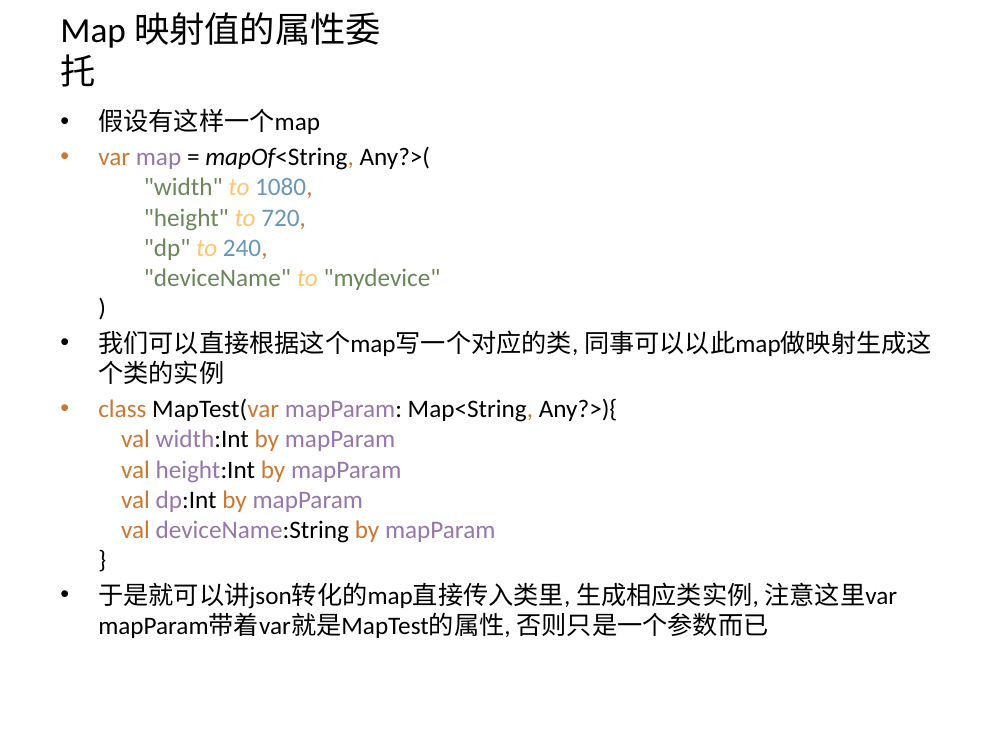
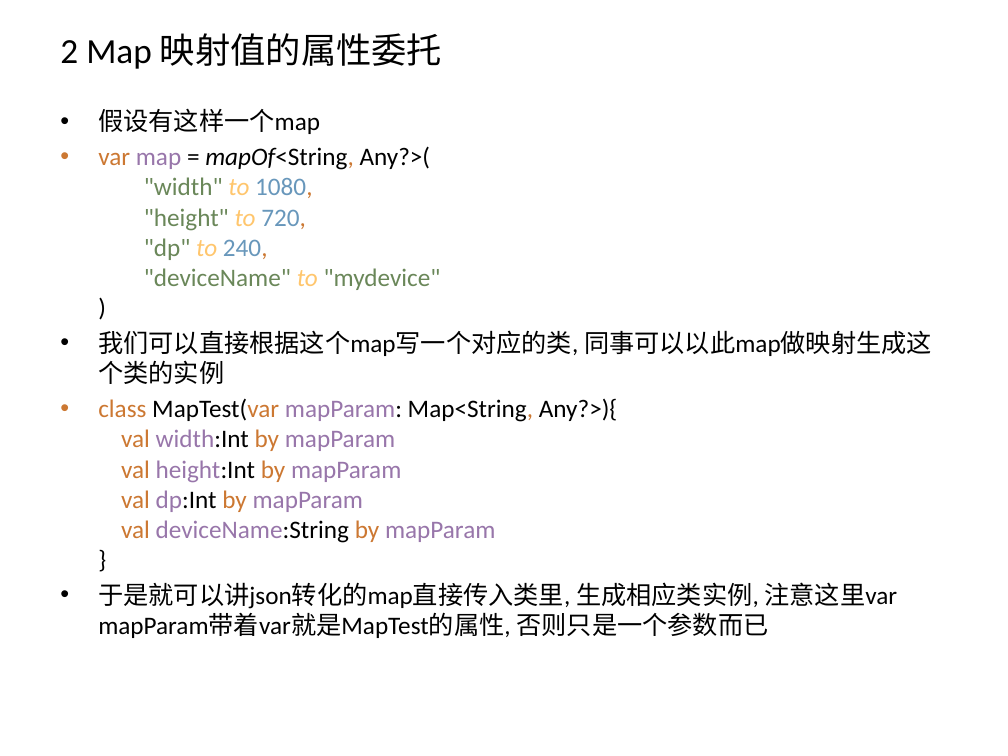
Before and after one commit to zxf2871/KotlinStudy, a slide deck: slide 31 of Kotlin初探.pptx (slide 30 before the commit). Drawn at 1008x756 pixels with LibreOffice and Linux fonts; fonts in the diff are those of the drawing. Boxes give left, top, right and bottom in pixels: in the first picture for what was removed or moved away, otherwise in the second. Text is boxed around its words. In the diff, an @@ line names an element or a change of style, - is before the commit and + after.

```diff
--- a/Kotlin初探.pptx
+++ b/Kotlin初探.pptx
@@ title at (60, 33, 442, 69): text changed @@
-Map 映射值的属性委托
+2 Map 映射值的属性委托
```
Also in this commit, not shown: 11 other slides changed, 4 slides added, 1 slide removed, 1 other file.
